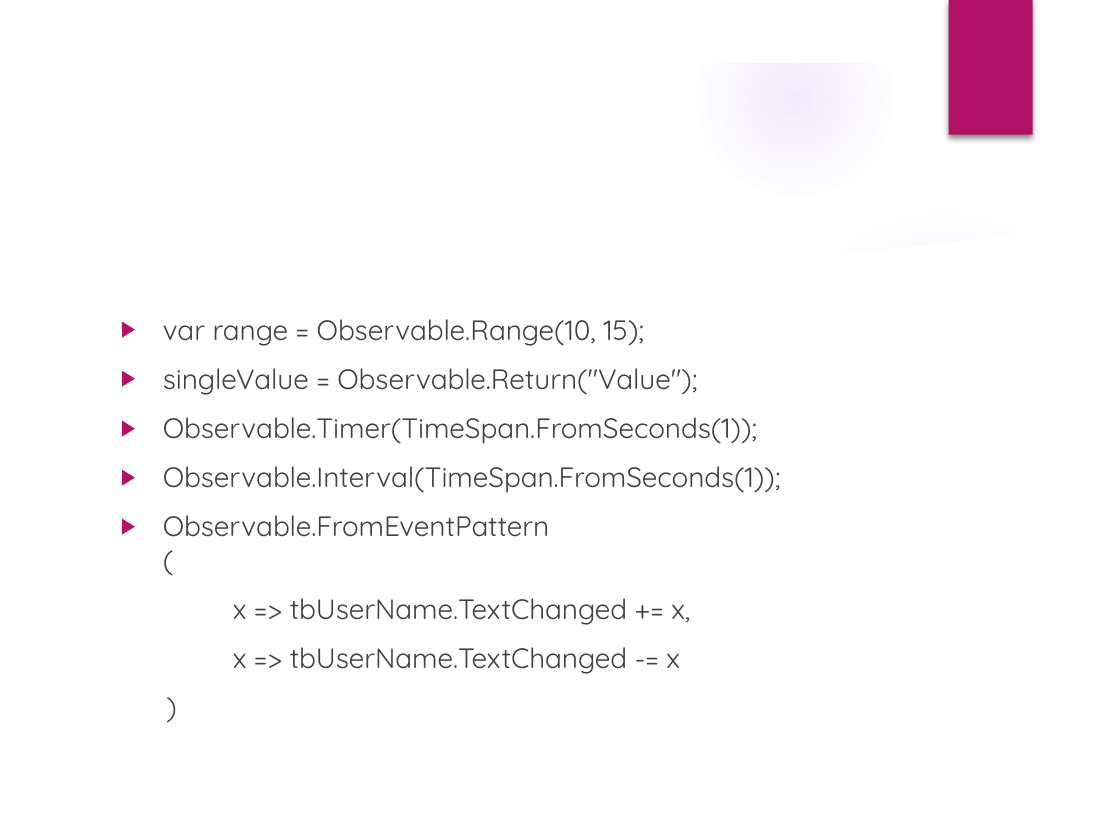
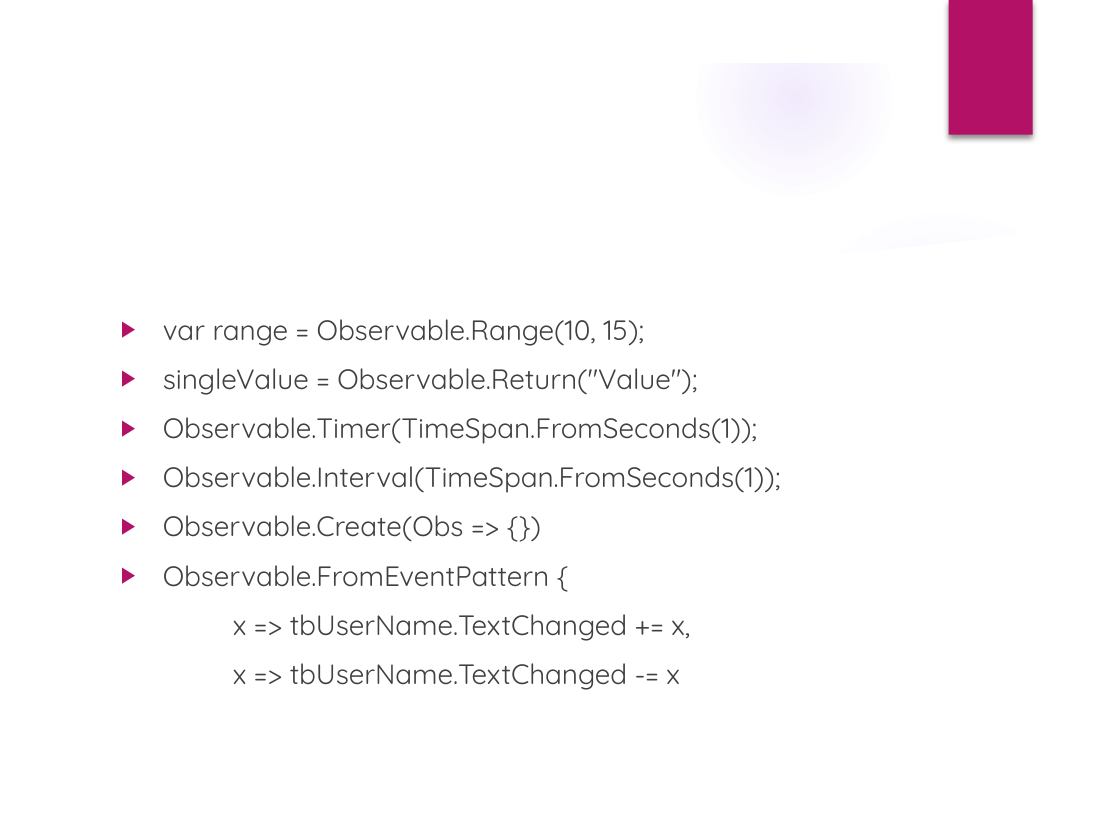
Before and after one commit to PureWeen/DevDays_20171116, a slide deck: slide 6 of DenverDevDays20171116.pptx. Drawn at 1120x840 pixels with LibreOffice and Linux fonts; fonts in the diff are those of the drawing; background and template pictures are left out. Boxes give left, top, right and bottom in pixels: in the first picture for what was removed or moved away, otherwise in the second. Text is boxed around its words. In the diff, an @@ line names an element or a change of style, - is before the commit and + after.

```diff
--- a/DenverDevDays20171116.pptx
+++ b/DenverDevDays20171116.pptx
@@ text at bbox=[163, 319, 781, 690]: paragraph removed @@
-)
@@ text at bbox=[163, 515, 550, 587]: text changed @@
-▶ Observable.FromEventPattern
-  (
+▶ Observable.Create(Obs => {})
+▶ Observable.FromEventPattern {
```
Also in this commit, not shown: 5 other slides changed, 2 slides added, 5 other files.
